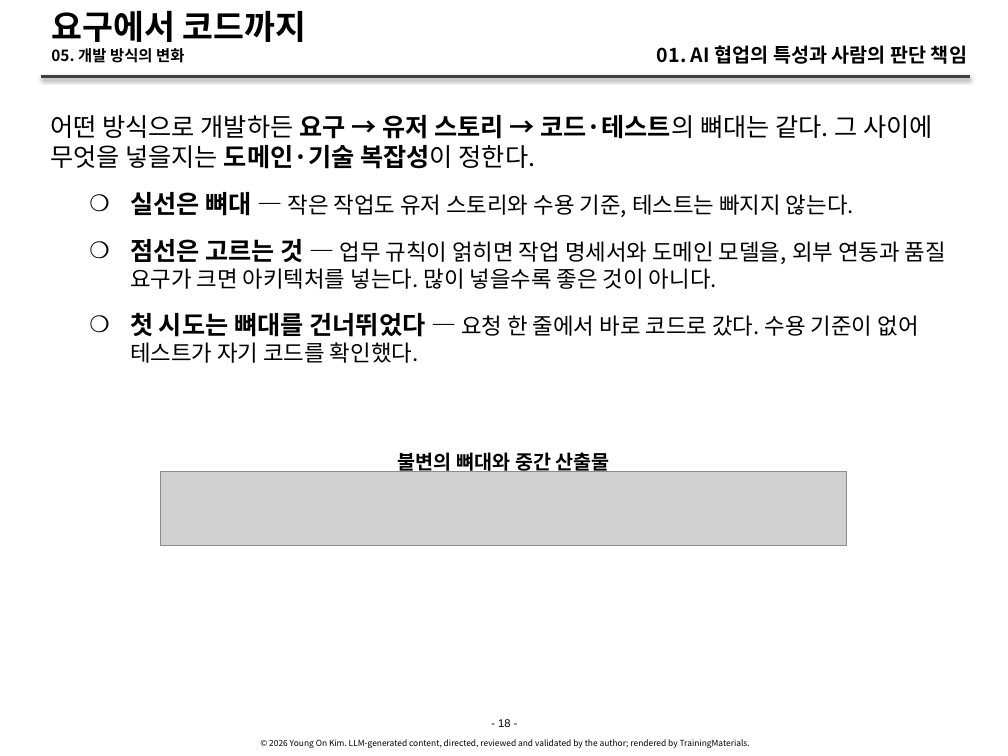
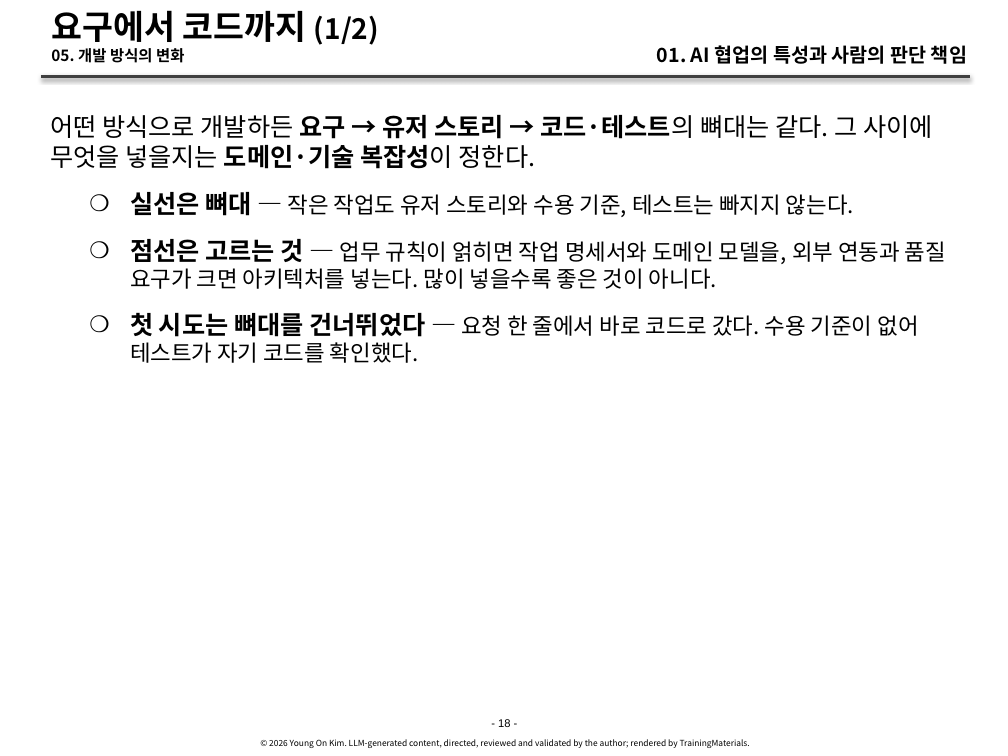
Before and after one commit to YoungSan77/TrainingMaterials, a slide deck: slide 18 of courses/ai-native/sessions/s01.pptx. Drawn at 1008x756 pixels with LibreOffice and Linux fonts; fonts in the diff are those of the drawing; grey boxes stand for pictures. Boxes give left, top, right and bottom in pixels: in the first picture for what was removed or moved away, otherwise in the second. Text is boxed around its words. In the diff, an @@ line names an element or a change of style, - is before the commit and + after.

```diff
--- a/courses/ai-native/sessions/s01.pptx
+++ b/courses/ai-native/sessions/s01.pptx
@@ title at <box>51,10,379,49</box>: text changed @@
-요구에서 코드까지
+요구에서 코드까지 (1/2)
@@ text removed at <box>398,449,610,472</box> @@
-불변의 뼈대와 중간 산출물
@@ picture removed at <box>161,471,848,545</box> @@
```
Also in this commit, not shown: 11 other slides changed, 1 slide added, 29 other files.
